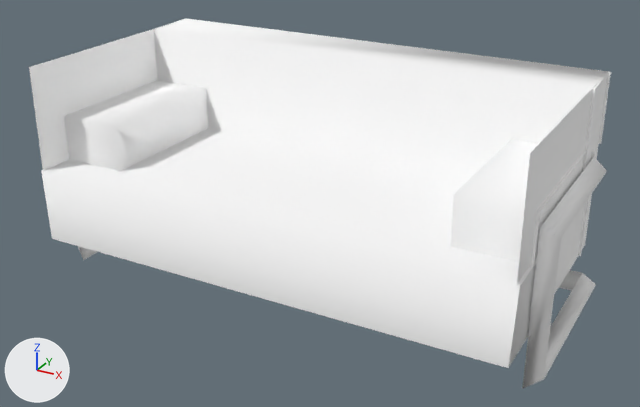
Before and after pictures for a commit that changed the glTF model public/3d/item/model__item__room.ofs_3104_0/3104IMRL08_03.gltf.
Both versions are drawn from a camera (50 mm lens) standing at (1.42, -2.56, 1.6) and looking at (0.03, -0.02, 0.33). The axes (+X, +Y, +Z) are drawn at lower left. The lights are the same throughout. The first picture is the older version.

The first picture shows '3104IMRL08_03'.
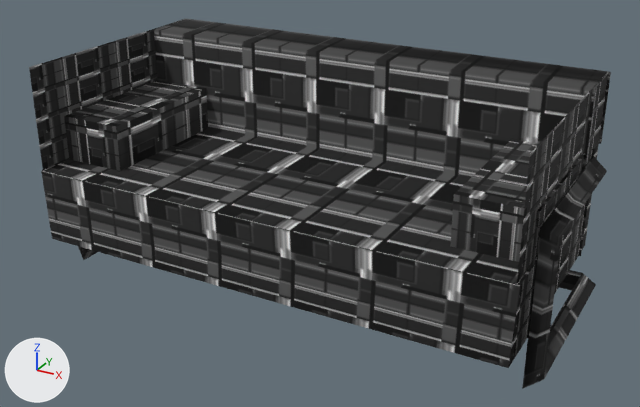
Changed parts and their boxes (x1, y1, x2, y2) in the pictures (640 x 407 px):
'3104IMRL08_03', surface changed (white to grey): (29, 18, 611, 389) in both

What the commit changed:
Picture 'imrl08_03_0' (img_imrl08_03_0) is new.
In material 'imrl08_03_0' (mat_imrl08_03_0), base_color is no longer (1.0, 1.0, 1.0), white #ffffff.
In material 'imrl08_03_0' (mat_imrl08_03_0), texture is now set to img_imrl08_03_0.
